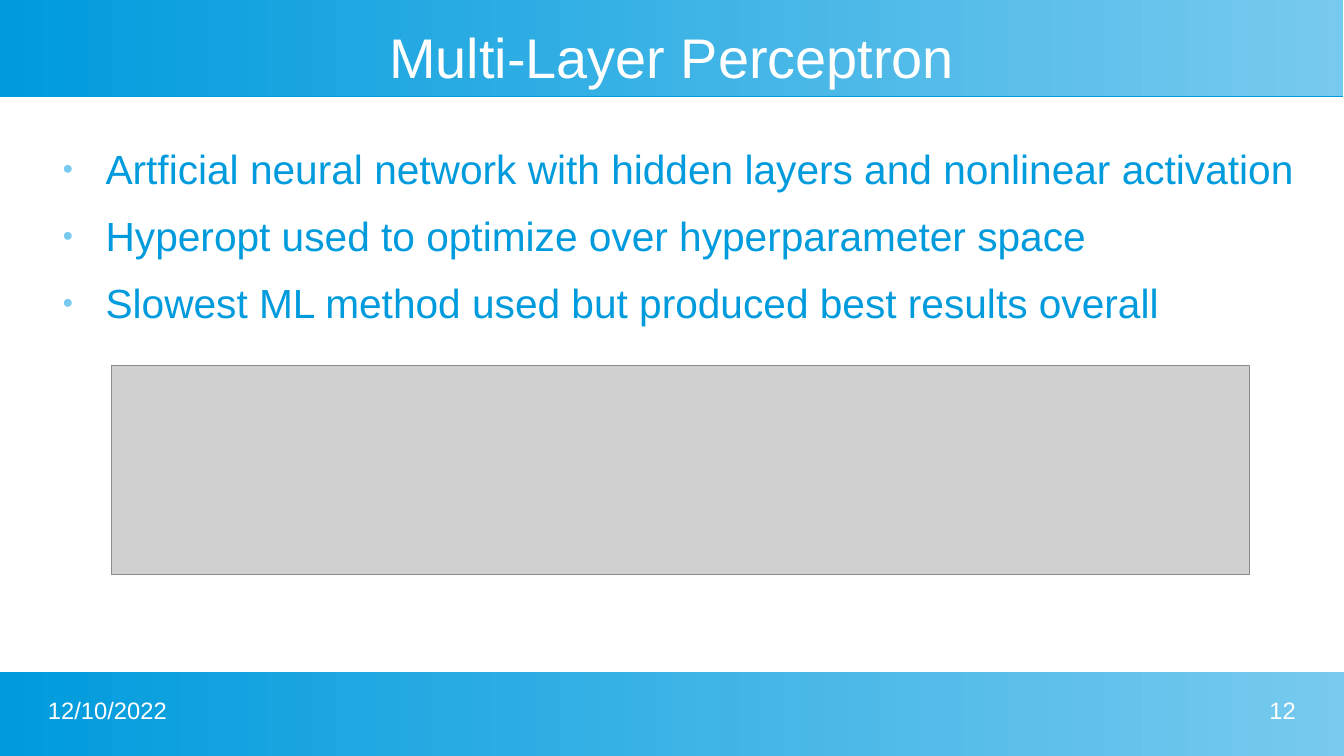
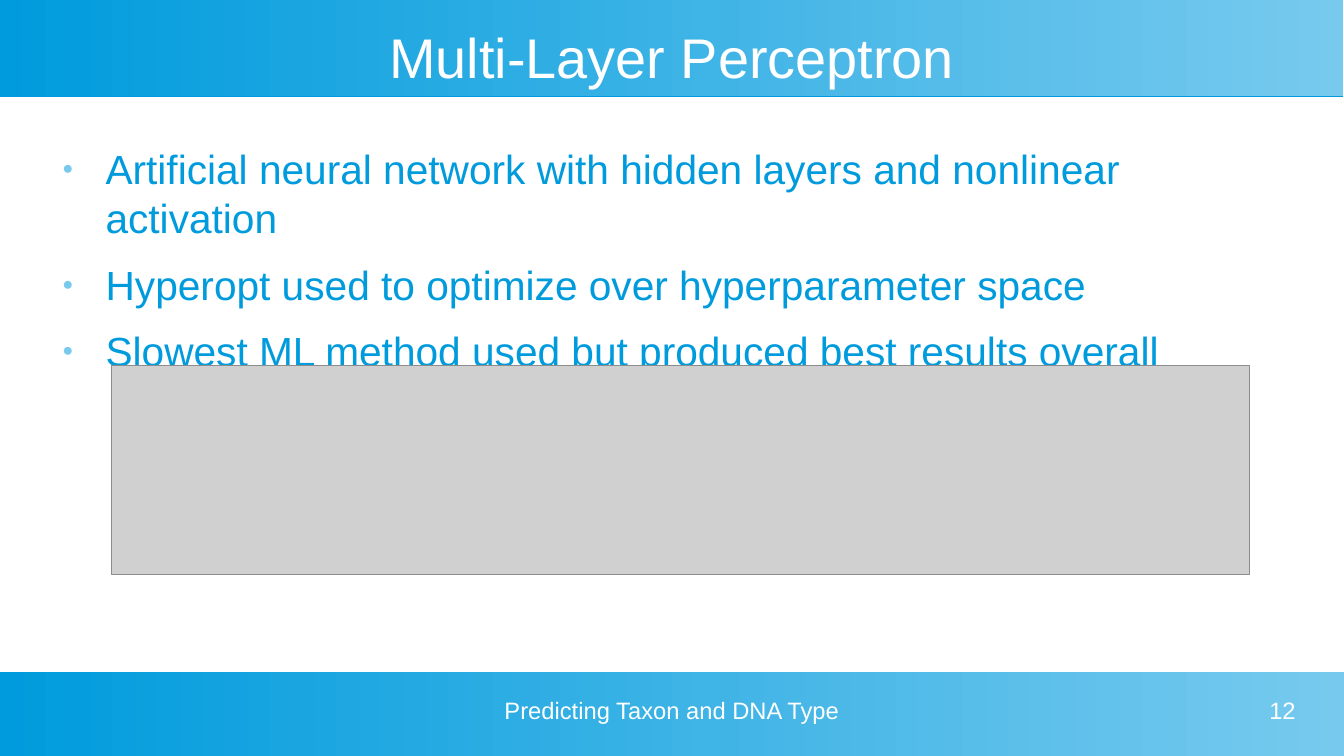
Before and after one commit to skizlik/capstone-2-dna-taxon-prediction, a slide deck: slide 12 of capstone 2 presentation.pptx. Drawn at 1344x756 pixels with LibreOffice and Linux fonts; fonts in the diff are those of the drawing; grey boxes stand for pictures. Boxes give left, top, right and bottom in pixels: in the first picture for what was removed or moved away, otherwise in the second. Text is boxed around its words. In the diff, an @@ line names an element or a change of style, - is before the commit and + after.

Commit message:
Add files via upload
Fixed one or two typos

```diff
--- a/capstone 2 presentation.pptx
+++ b/capstone 2 presentation.pptx
@@ text at box(106, 154, 1119, 234): text changed @@
-● Artficial neural network with hidden layers and nonlinear activation
+● Artificial neural network with hidden layers and nonlinear activation
@@ text removed at box(48, 701, 167, 720) @@
-12/10/2022
@@ text added at box(504, 702, 838, 724), 14 pt, text #FFFFFF @@
+Predicting Taxon and DNA Type
```
Also in this commit, not shown: 17 other slides changed.
